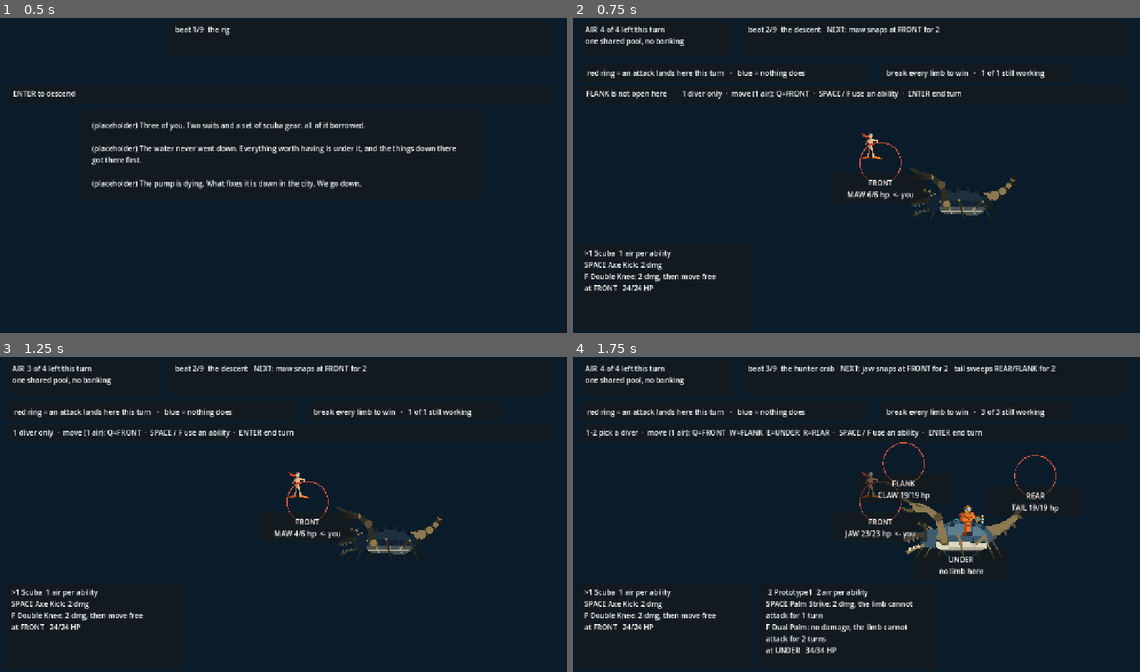
Above: before the commit, frames 1-4 (two rows, left to right).
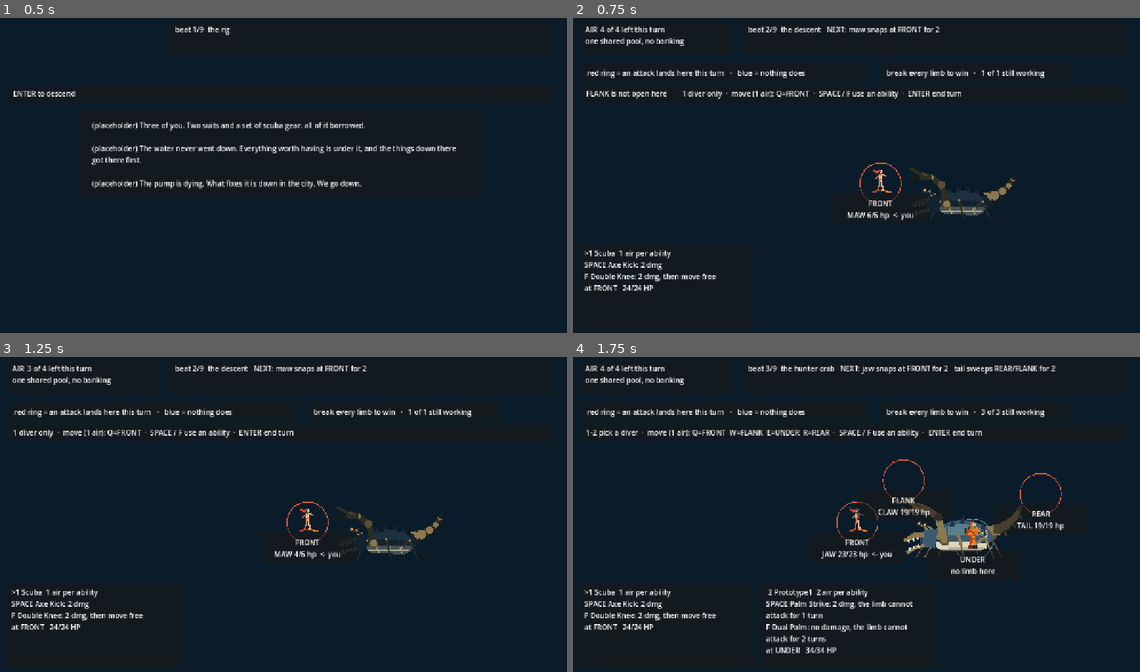
Above: after the commit, the same moments.

Repository: ImmortalDemonGod/salvage
Game: Godot game, scene res://game/main.tscn
Same seed, same stepped clock (60 frames per second), same inputs: the game is played once before the commit and once after it.
Inputs:
- Up to frame 1 (0.5 s): no input
- Up to frame 2 (0.75 s): tap Enter at 0.5 s; hold W from 0.53 s (still down); tap 1 at 0.6 s
- Up to frame 3 (1.25 s): keep holding W; tap Space at 0.77 s
- Up to frame 4 (1.75 s): tap Space at 1.25, 1.52 s; release W at 1.28 s; tap 2 at 1.35 s

Frame 1 is identical in both runs. In frame 2, 0.7% of the frame differs, in the area x 48-63%, y 36-65%; in frame 3, 0.7%; in frame 4, 2.5%, in the area x 43-87%, y 27-69%.

Commit message:
seat the divers on their stations, and keep the board out of the HUD
A reviewer asked only where the three divers were standing and found two
things no gate could see, because a drawn sprite is not a Control.

Proto5 was balanced on the right rim of the FLANK circle with the circle
itself empty. The cause was one formula: every diver was offset by its
index in the whole party, `-22 + i * 36`, so the third diver was pushed
50px sideways even when standing at a station alone. It now spreads by
position among the divers actually sharing that station, so one diver
stands on the ring centre and two share it evenly.

And the HUD's help line was painted through that same sprite: the words
"ENTER end t" landed on its chest, so it read as HUD chrome rather than a
unit on the board. main.gd now declares HUD_BOTTOM and diver_rect(), the
drawing and verify/layout.gd both read diver_rect(), and the gate fails
any diver drawn above the HUD floor.

Making that pass meant undoing the board lift from the previous commit,
which had been dodging a different collision: UNDER sat at y=470 with no
room for its own label above the card row. Lifting the whole board to
avoid it was what pushed FLANK into the HUD in the first place. The
station moved instead, and FRONT and UNDER separated along x, which is
free space on both boards.

Logged, not fixed: the placeholder sprites read inverted against their
names. The figure in the hardsuit with the round helmet and the air tank
is the one labelled Prototype1; the one labelled Scuba is a bare swimmer
in mask and fins. Real art is Glass_Goat's, so this is a naming note for
that handoff rather than something to redraw here.

Diff:
--- a/content/encounters.gd
+++ b/content/encounters.gd
@@ -39,7 +39,7 @@
 	"crab": {
 		"title": "the hunter crab",
 		"art": {"kind": "crab", "scale": 124.0, "pos": [878, 316], "tint": [1.0, 1.0, 1.0]},
-		"places": {"0": [700, 386], "1": [752, 300], "2": [880, 470], "3": [1046, 328]},
+		"places": {"0": [648, 386], "1": [752, 292], "2": [906, 424], "3": [1058, 322]},
 		# TWO divers. One was tried and REFUTED by measurement: the crab
 		# became unwinnable (G2 0/40), casual fell to 5.2 percent, and
 		# UNDER went dead because a lone diver never has a reason to stand
@@ -89,7 +89,7 @@
 		# a LONGER, thinner body: the stations sit further apart along it,
 		# so the board itself reads differently from the crab's
 		"art": {"kind": "worm", "scale": 150.0, "pos": [900, 300], "tint": [0.55, 0.85, 0.70]},
-		"places": {"0": [660, 360], "1": [850, 262], "2": [900, 470], "4": [300, 386]},
+		"places": {"0": [640, 366], "1": [858, 268], "2": [926, 424], "4": [300, 386]},
 		"party": 2,
 		# The drum is fitted before this fight, so it is declared HERE.
 		# While gear was a global set by the run, the bands measured the
--- a/game/main.gd
+++ b/game/main.gd
@@ -56,7 +56,36 @@
 	_refresh()
 
 # where this encounter puts a station, falling back to the default ring
-const BOARD_LIFT := Vector2(0, -46)
+# The board sits under the HUD, and a sprite is not a Control, so nothing
+# was stopping one being drawn through the help line. A reviewer looking at
+# the last beat put it exactly: the words "ENTER end t" were painted on top
+# of Proto5's chest, and it read as HUD chrome rather than a unit on the
+# board. Declared here so verify/layout.gd can check it.
+const HUD_BOTTOM := 196.0
+const DIVER_SCALE := 66.0
+const DIVER_SEAT := 20.0          # how far below the ring centre the feet sit
+const CARD_TOP := 522.0
+const BOARD_LIFT := Vector2(0, 0)
+
+# Where this diver's feet go. Divers used to be offset by their index in the
+# whole party -- `-22 + i * 36` -- so the third diver was pushed 50px right
+# of its ring even when standing there alone, which is how Proto5 ended up
+# balanced on the rim of the FLANK circle with the circle itself empty.
+# Spread by position AMONG THE DIVERS SHARING THAT STATION instead.
+func diver_foot(d) -> Vector2:
+	var here: Array = []
+	for o in combat.divers:
+		if not o.down and int(o.station) == int(d.station):
+			here.append(int(o.id))
+	var at: int = here.find(int(d.id))
+	var spread: float = 34.0
+	var off: float = (float(at) - (float(here.size()) - 1.0) * 0.5) * spread
+	return place(int(d.station)) + Vector2(off, DIVER_SEAT)
+
+# the box a diver sprite occupies, so the drawing and the check agree
+func diver_rect(d) -> Rect2:
+	var f: Vector2 = diver_foot(d)
+	return Rect2(f + Vector2(-DIVER_SCALE * 0.5, -DIVER_SCALE), Vector2(DIVER_SCALE, DIVER_SCALE))
 # the area _draw_lock() paints, declared so verify/layout.gd can hold the
 # Controls off it. A drawing is not a Control, so nothing was stopping a
 # panel from being laid straight over the puzzle.
@@ -98,7 +127,7 @@
 		var p := Panel.new()
 		p.name = "diver_card_" + str(i)
 		p.size = Vector2(392, 190)
-		p.position = Vector2(24 + i * 406, 522)
+		p.position = Vector2(24 + i * 406, CARD_TOP)
 		add_child(p)
 		var l := Label.new()
 		l.name = "label"
@@ -290,6 +319,10 @@
 		if not combat.station_open(i):
 			continue
 		var mk: Panel = ui_stations[i]
+		# UNDER used to sit at y=470, which left no room for its own label
+		# above the card row. Lifting the whole board to dodge that pushed
+		# the FLANK sprite up into the HUD instead, so the station moved
+		# rather than everything else.
 		mk.position = place(i) - mk.size * 0.5 + Vector2(0, 56)
 		# The limb IS the position, so the marker has to SAY the limb and
 		# how much of it is left. A blind reviewer found no enemy health
@@ -592,10 +625,7 @@
 	Art.draw_crab(self, Vector2(float(ap[0]), float(ap[1])) + Vector2(0, 150), asc, combat.limb_broken)
 	Art.tint = Color(1, 1, 1)
 	Art.stretch = 1.0
-	for i in range(combat.divers.size()):
-		var d = combat.divers[i]
+	for d in combat.divers:
 		if d.down:
 			continue
-		# above the ring, so the station card below never slices a sprite
-		var p: Vector2 = place(d.station) + Vector2(-22 + i * 36, -8)
-		Art.draw_diver(self, d.cost, p, 74.0, 1)
+		Art.draw_diver(self, d.cost, diver_foot(d), DIVER_SCALE, 1)
--- a/verify/layout.gd
+++ b/verify/layout.gd
@@ -165,6 +165,18 @@
 				if ov.size.x > 2.0 and ov.size.y > 2.0:
 					fail("PANELS OVERLAP: %s and %s by %dx%d" % [pa.name, pb.name, int(ov.size.x), int(ov.size.y)])
 
+	# no diver may be drawn up into the HUD. A sprite is not a Control, so
+	# the panel checks above cannot see this: the help line was painted
+	# straight through the third diver on the last beat.
+	if scene.combat != null:
+		for d in scene.combat.divers:
+			if d.down:
+				continue
+			var dr: Rect2 = scene.diver_rect(d)
+			if dr.position.y < scene.HUD_BOTTOM:
+				fail("DIVER DRAWN INTO THE HUD: %s at %s reaches y=%d, above the HUD floor at %d" % [
+					d.dname, Combat.STATION_NAMES[int(d.station)], int(dr.position.y), int(scene.HUD_BOTTOM)])
+
 	# nothing may be laid over the lock drawing
 	if scene.run != null and scene.run.puzzle != null:
 		for p2 in panels:
